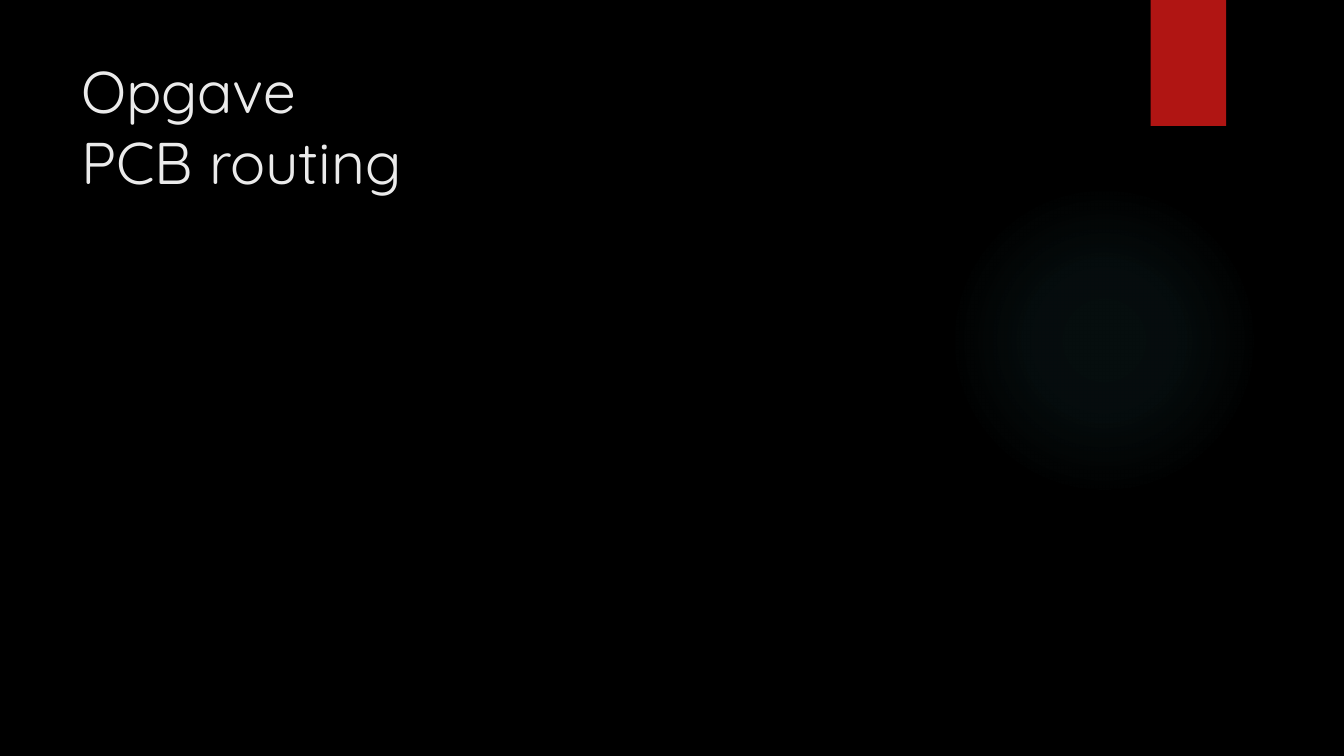
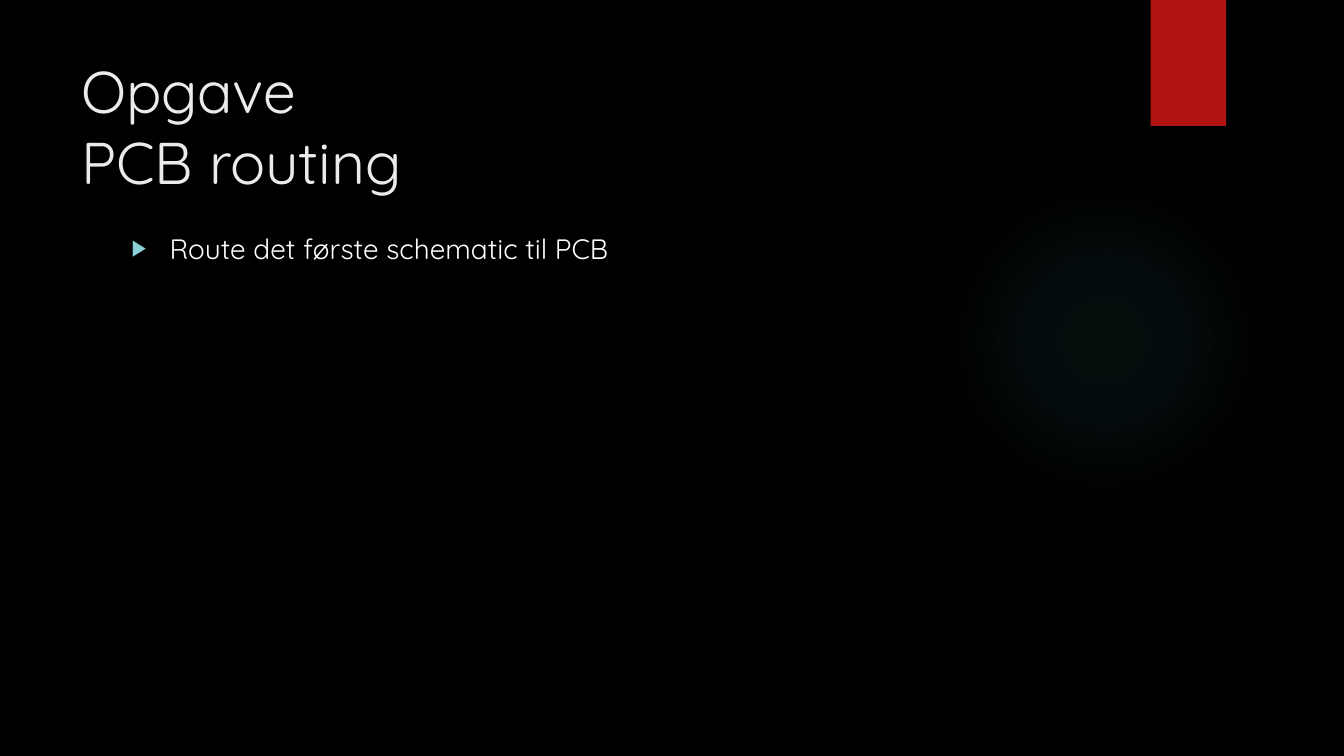
Before and after one commit to gert-lauritsen/Kicad2024, a slide deck: slide 21 of Kicad 2024.pptx. Drawn at 1344x756 pixels with LibreOffice and Linux fonts; fonts in the diff are those of the drawing; background and template pictures are left out. Boxes give left, top, right and bottom in pixels: in the first picture for what was removed or moved away, otherwise in the second. Text is boxed around its words. In the diff, an @@ line names an element or a change of style, - is before the commit and + after.

```diff
--- a/Kicad 2024.pptx
+++ b/Kicad 2024.pptx
@@ text added at <box>170,238,608,260</box>, 20 pt, text #FFFFFF @@
+▶ Route det første schematic til PCB
```
Also in this commit, not shown: 2 other slides changed, 55 other files.
